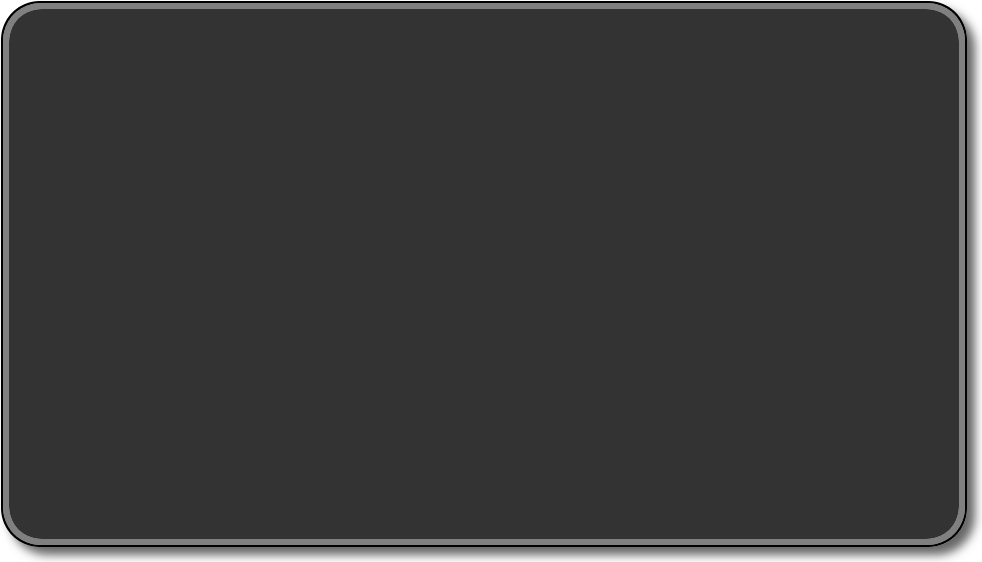
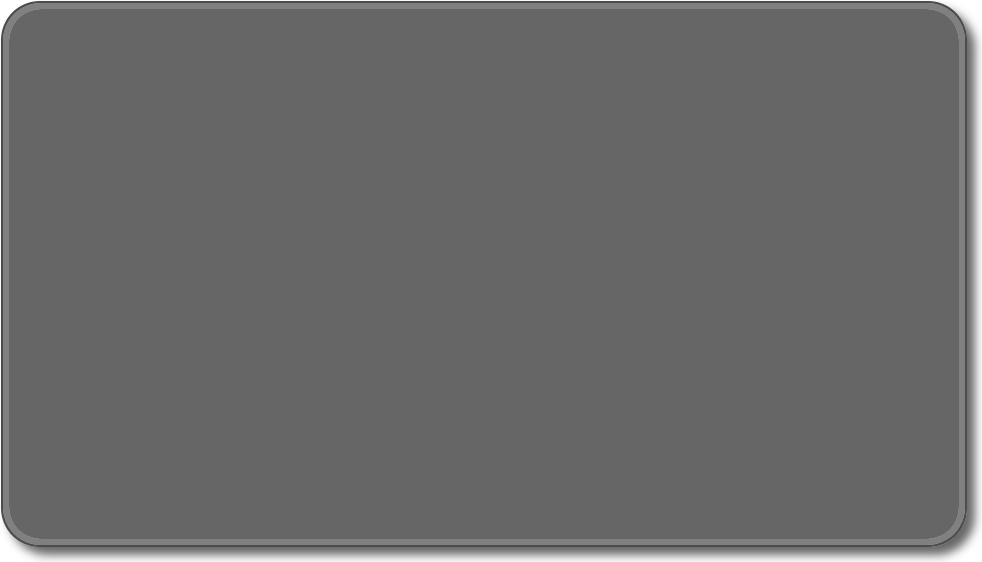
The second 982×562 image is a revision of the first. Changes to its layers:
painted on "background" over [1, 1, 967, 547]
